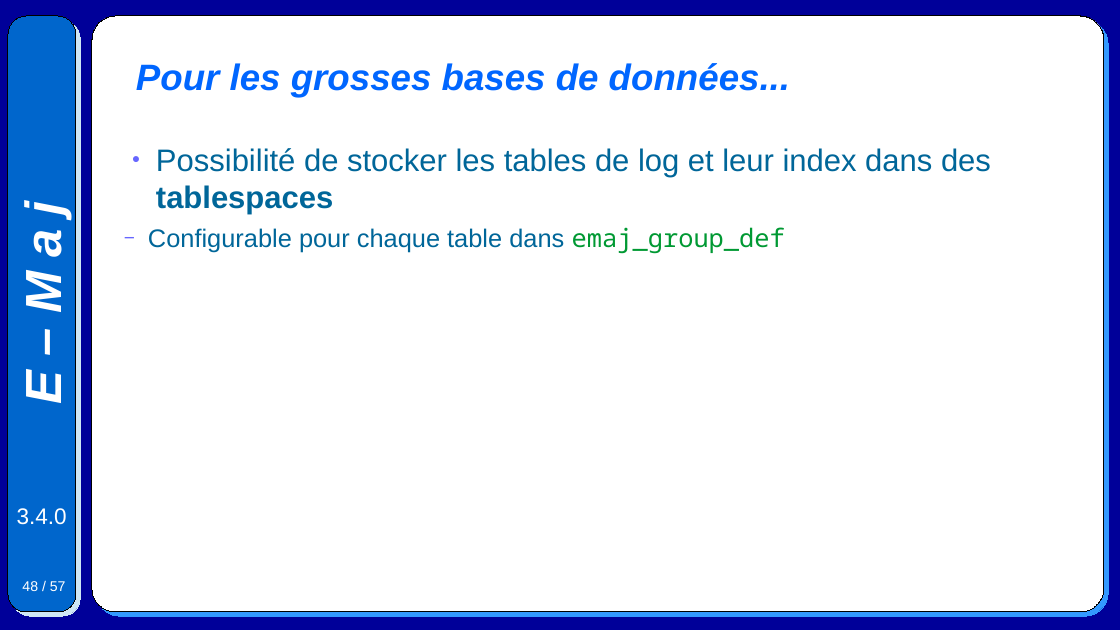
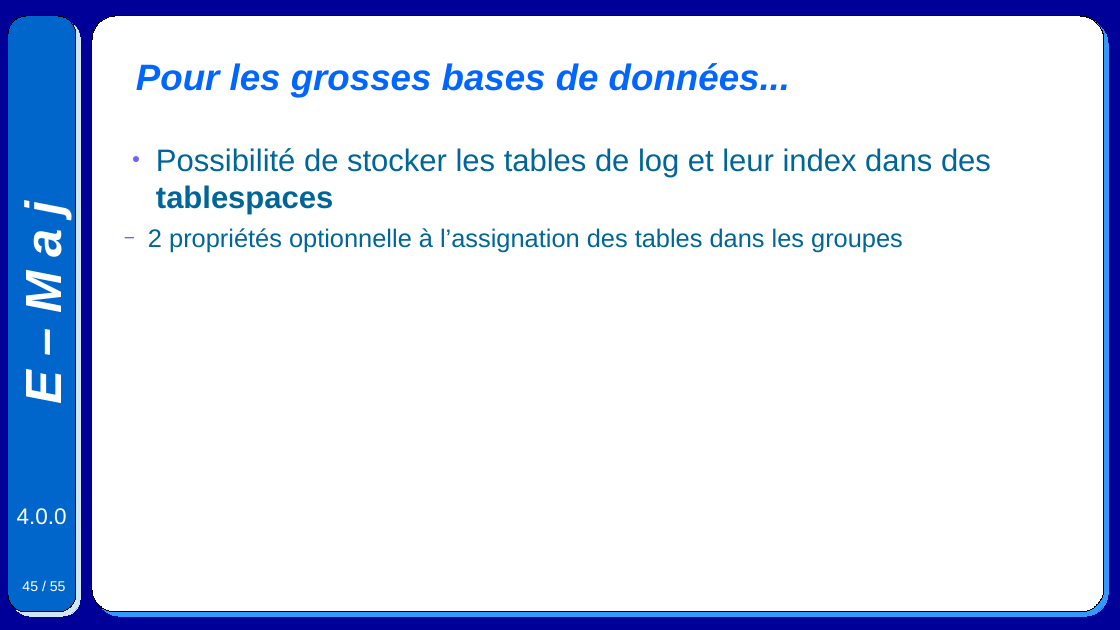
Before and after one commit to beaud76/emaj_doc, a slide deck: slide 45 of Emaj.devel_pres_fr.odp (slide 48 before the commit). Drawn at 1120x630 pixels with LibreOffice and Linux fonts; fonts in the diff are those of the drawing. Boxes give left, top, right and bottom in pixels: in the first picture for what was removed or moved away, otherwise in the second. Text is boxed around its words. In the diff, an @@ line names an element or a change of style, - is before the commit and + after.

```diff
--- a/Emaj.devel_pres_fr.odp
+++ b/Emaj.devel_pres_fr.odp
@@ text at [148,228,903,253]: text changed @@
-  − Configurable pour chaque table dans emaj_group_def
+  − 2 propriétés optionnelle à l’assignation des tables dans les groupes
@@ text at [17,508,67,525]: text changed @@
-3.4.0
+4.0.0
@@ page number at [22,581,66,591]: text changed @@
-48 / 57
+45 / 55
```
Also in this commit, not shown: 52 other slides changed, 1 slide added, 3 slides removed, 6 other files.
